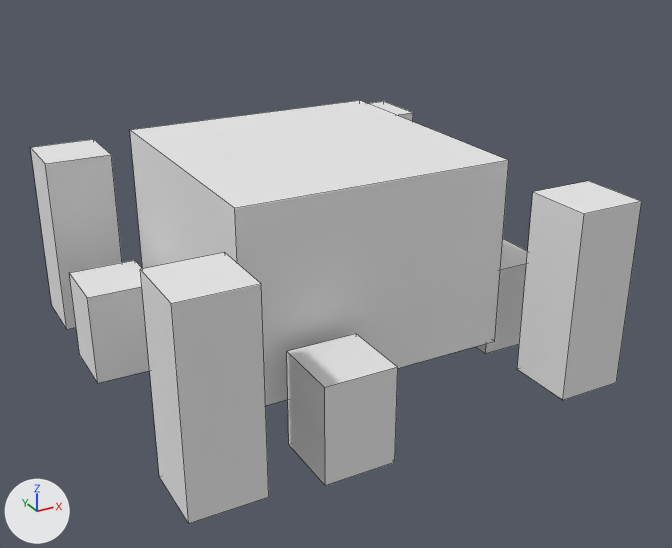
One commit to the OBJ model src/main/resources/assets/ccd/models/block/tank_blaze_burner/item_blaze.obj: the scene before it, then after it.
One viewpoint serves both versions: a camera (50 mm lens) standing at (-0.237, -1.94, 1.308) and looking at (0.52, -0.564, 0.619). The lights are fixed; the arrows at lower left show +X, +Y and +Z. The picture after the commit comes second. Mesh edges are drawn as thin lines. Where no turn or scale is listed for an object, it has been applied to the vertices.
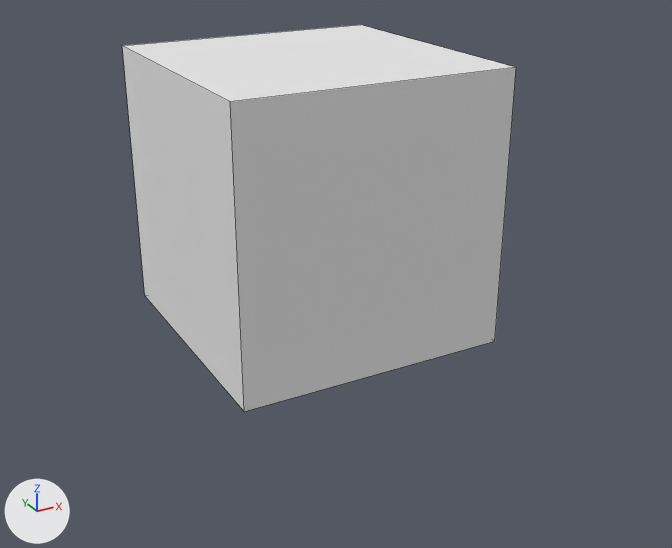
The newer file is also turned or shifted as a whole; pictures and numbers use the older file's frame.

Changed parts and their boxes (x1, y1, x2, y2) in the pictures (672 x 548 px):
'cube', moved, rescaled (27% taller)
    before: (130, 100, 509, 405)
    after: (122, 25, 516, 412)
'cube3', deleted
    before: (30, 101, 642, 523)
'cube2', deleted
    before: (69, 239, 528, 485)

The change, as a list of edits to the scene's bpy script:
```text
Change me_cube:
    used by ob_cube; location = (0.0, 0.0, 0.0)
    remove me_cube.from_pydata(...)  # 8 vertices, 6 faces; spans x 0.25..0.75, y -0.75..-0.25, z 0.508..0.852
    add me_cube.from_pydata(...)  # 8 vertices, 6 faces; spans x 0.25..0.75, y -0.75..-0.25, z 0.508..1.008
    me_cube part 1: the whole mesh is scaled about its middle by (1, 1, 1.45), then moved by (0.0, 0.0, 0.078)
Remove ob_cube2:
    ob_cube2 = bpy.data.objects.new('cube2', me_cube2)
    ob_cube2.location = (0.0, 0.0, 0.0)
Remove ob_cube3:
    ob_cube3 = bpy.data.objects.new('cube3', me_cube3)
    ob_cube3.location = (0.0, 0.0, 0.0)
```
